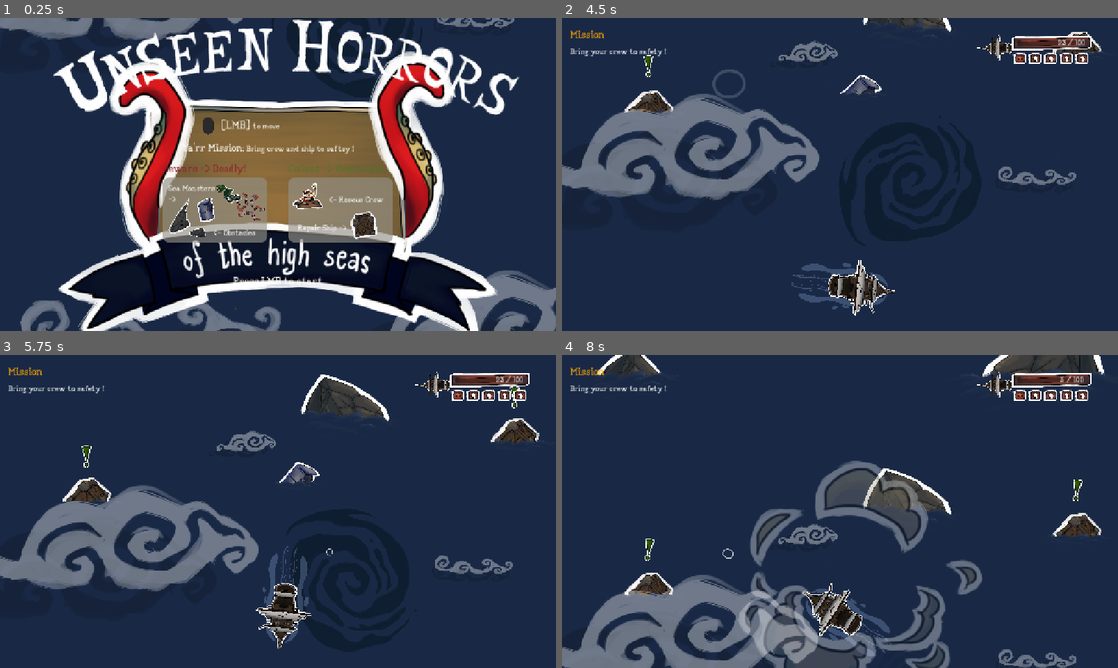
Above: before the commit, frames 1-4 (two rows, left to right).
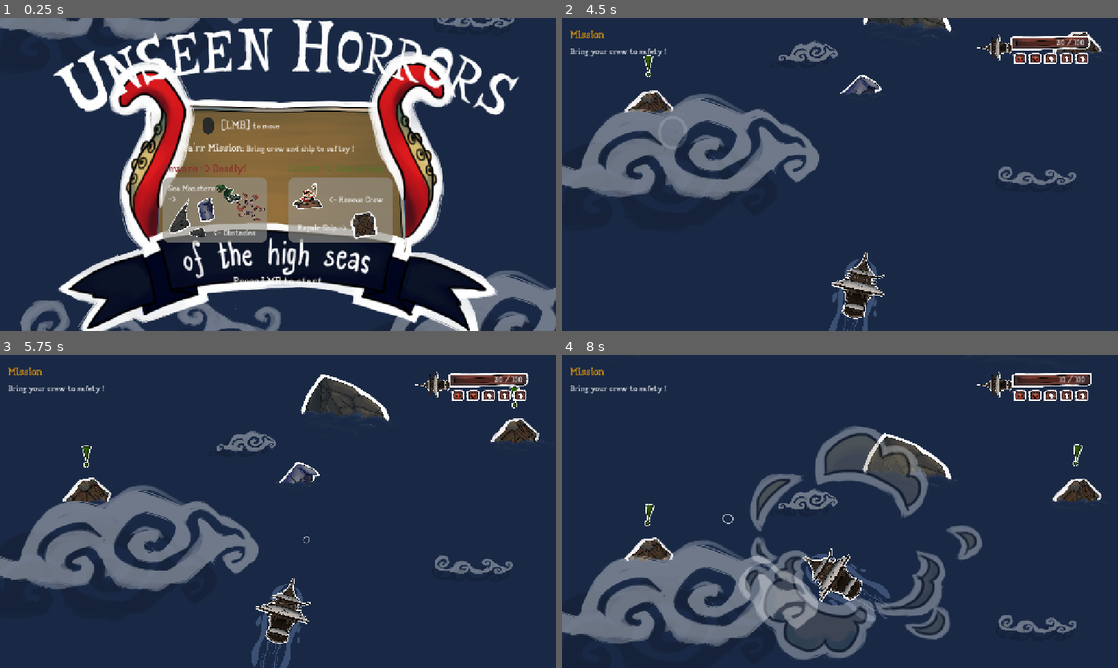
Above: after the commit, the same moments.

Repository: TheBitFossil/HighSeas
Game: Godot game, scene res://Level.tscn
The game is run twice, just before and just after one commit, with the same random seed, the same clock (stepped at 60 frames per second) and the same inputs.
Inputs (mouse positions are in pixels of both pictures, inside the frame that each line leads up to):
- Up to frame 1 (0.25 s): no input
- Up to frame 2 (4.5 s): move the mouse to (962, 158) at 0.52 s; press the mouse at (962, 158) at 0.53 s; move the mouse to (728, 190) at 1.27 s; release the mouse at (728, 190) at 1.28 s; click (728, 190) at 1.35 s; move the mouse to (895, 105) at 2.02 s; press the mouse at (895, 105) at 2.03 s; move the mouse to (812, 237) at 2.77 s; release the mouse at (812, 237) at 2.78 s; click (812, 237) at 2.85 s; move the mouse to (1006, 221) at 3.52 s; press the mouse at (1006, 221) at 3.53 s; move the mouse to (673, 127) at 4.27 s; release the mouse at (673, 127) at 4.28 s; click (673, 127) at 4.35 s
- Up to frame 3 (5.75 s): move the mouse to (305, 511) at 5.02 s; press the mouse at (305, 511) at 5.03 s
- Up to frame 4 (8 s): move the mouse to (756, 433) at 5.77 s; release the mouse at (756, 433) at 5.78 s; click (756, 433) at 5.85 s; move the mouse to (962, 495) at 6.52 s; press the mouse at (962, 495) at 6.53 s; move the mouse to (728, 527) at 7.27 s; release the mouse at (728, 527) at 7.28 s; click (728, 527) at 7.35 s

The runs differ from the first frame. In frame 2, 2.0% of the frame differs, in the area x 20-96%, y 5-100%; in frame 3, 1.8%; in frame 4, 27%, in the area x 0-98%, y 0-100%.

Commit message:
add: cam shake

Diff:
--- a/Camera.gd
+++ b/Camera.gd
@@ -20,6 +20,7 @@
 	EvBus.has_reached_goal.connect(_on_has_reached_goal)
 	#EvBus.camera_static.connect(_on_camera_static)
 	#EvBus.camera_follow.connect(_on_camera_follow)
+	EvBus.camera_shake.connect(_on_camera_shake)
 
 	player = get_tree().get_first_node_in_group("Player")
 	add_target(player)
@@ -39,6 +40,7 @@
 func add_target(t):
 	if not t in camera_targets:
 		camera_targets.append(t)
+
 
 func multi_cam_pos():
 	if !camera_targets:
@@ -64,6 +66,27 @@
 		#camera_targets.erase(t)
 	camera_targets.clear()
 	camera_targets.append(player)
+
+
+func _on_camera_shake():
+	var tween = create_tween()
+	tween.set_parallel(false)
+
+	var strength := 4.0
+	var duration := 0.05
+	var cycles := 7
+
+	for i in cycles:
+		var direction := Vector2.ZERO
+		if i % 2 == 0:
+			direction = Vector2.LEFT
+		else:
+			direction = Vector2.RIGHT
+
+		tween.tween_property(camera_2d, "offset", direction * strength, duration).as_relative()
+
+	tween.tween_property(camera_2d, "offset", Vector2.ZERO, duration)
+
 
 
 func activate_scroll():
--- a/Flotsam/Flotsam.gd
+++ b/Flotsam/Flotsam.gd
@@ -29,7 +29,7 @@
 			new_explosion.position = global_position
 			path.add_child(new_explosion)
 			new_explosion.play()
-
+			EvBus.emit_signal("camera_shake")
 			#var f_msg = tweener.instantiate()
 			#f_msg.position = global_position
 			#path.add_child(f_msg)
--- a/Globals/EVBus.gd
+++ b/Globals/EVBus.gd
@@ -22,3 +22,5 @@
 signal game_over()
 signal left_screen()
 signal enter_screen()
+
+signal camera_shake()
--- a/Level.tscn
+++ b/Level.tscn
@@ -1304,10 +1304,6 @@
 position = Vector2(785, 2269)
 scale = Vector2(0.5, 0.5)
 
-[node name="Whirl8" parent="Enemies" instance=ExtResource("19_wesx8")]
-position = Vector2(1017, 13991)
-scale = Vector2(0.5, 0.5)
-
 [node name="Wolken" type="Node" parent="."]
 
 [node name="Normal_Cloud" parent="Wolken" instance=ExtResource("32_77ek3")]
--- a/Ship/Ship.gd
+++ b/Ship/Ship.gd
@@ -94,6 +94,7 @@
 	%HitRockVFX.set_emitting(true)
 	Data.player_hit_rock()
 	animation_player.play("hit_rock")
+	EvBus.emit_signal("camera_shake")
 
 
 # Called from reaching Goal Area
--- a/UI/MashButtonModule.gd
+++ b/UI/MashButtonModule.gd
@@ -54,5 +54,4 @@
 	mash_button_idx -= amount_to_decrease
 	if mash_button_idx <= 0:
 		mash_button_idx = 0
-		print("Button Mash: ", mash_button_idx)
 	MashButtonTimer.start()
